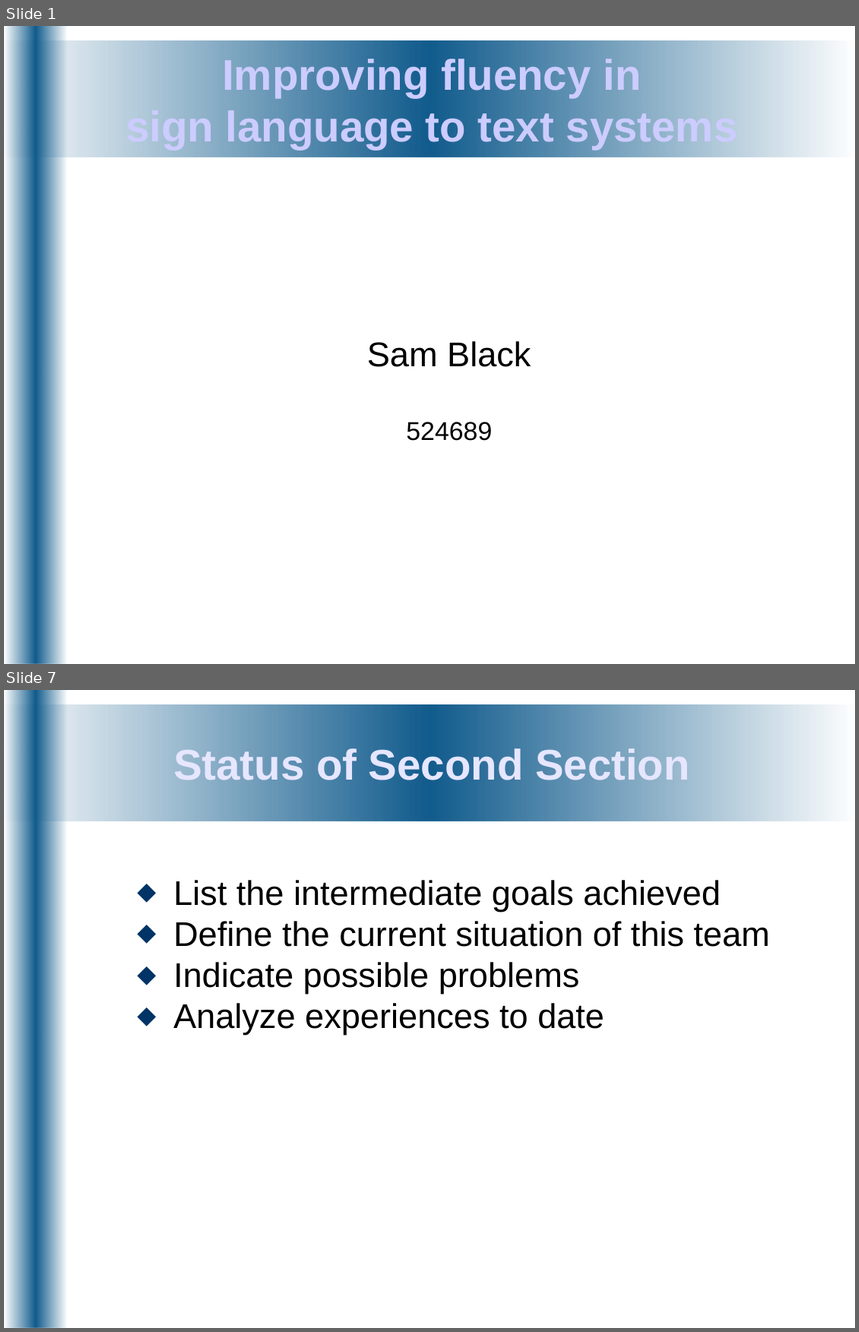
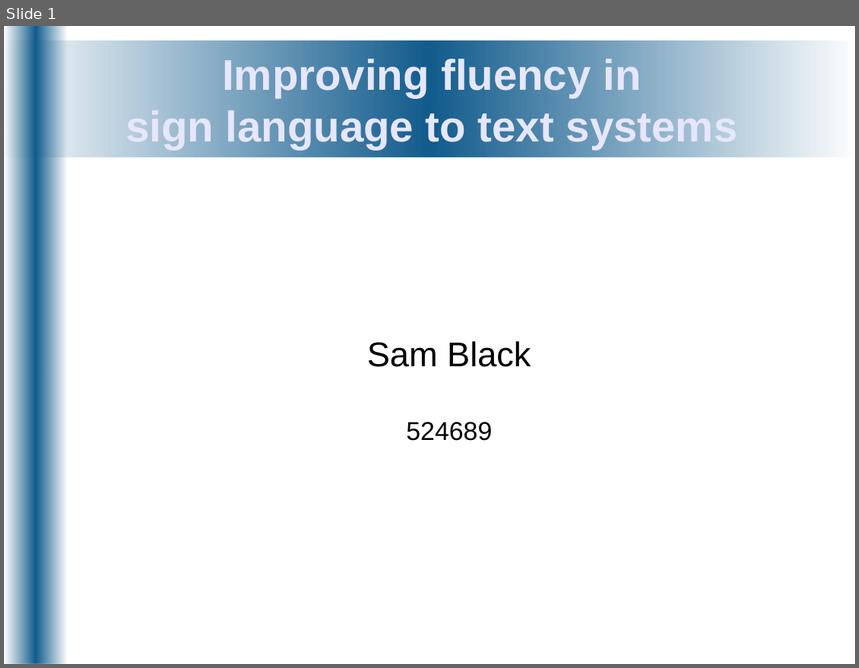
Before and after one commit to DorisGao/personal-uni, a slide deck: ee4p/docs/Presentations/bench_inspect-0812071414.odp. Shown one above the other, each under a label of ours: slides 1 and 7 before the commit, slide 1 after it; the slides between them are not shown. The pictures are 859x1332 and 859x668 pixels, drawn with LibreOffice and Linux fonts; fonts in the diff are those of the drawing. Boxes give left, top, right and bottom in pixels: in the first picture for what was removed or moved away, otherwise in the second. Text is boxed around its words. In the diff, an @@ line names an element or a change of style, - is before the commit and + after.

```diff
--- a/ee4p/docs/Presentations/bench_inspect-0812071414.odp
+++ b/ee4p/docs/Presentations/bench_inspect-0812071414.odp
@@ slide 7 removed at <box>4,690,855,1328</box>, background #FFFFFF; not listed: 2 template elements that a slide beside it also shows @@
@@ title removed at <box>173,745,690,787</box> @@
-Status of Second Section
@@ text removed at <box>173,880,770,1035</box> @@
-⬥ List the intermediate goals achieved
-⬥ Define the current situation of this team
-⬥ Indicate possible problems
-⬥ Analyze experiences to date
@@ slide 1 changed as well @@
@@ title "Improving fluency in sign language ..." at <box>126,56,738,149</box>: text colour #CCCCFF to #E6E6FF @@
```
Also in this commit, not shown: 14 slides added, 7 other slides removed, 1 other file.
